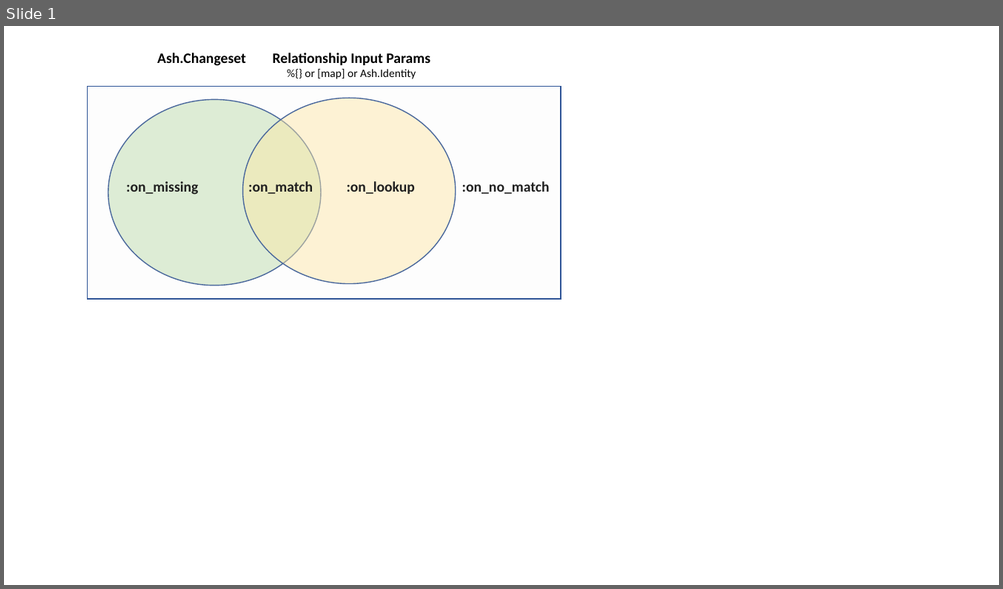
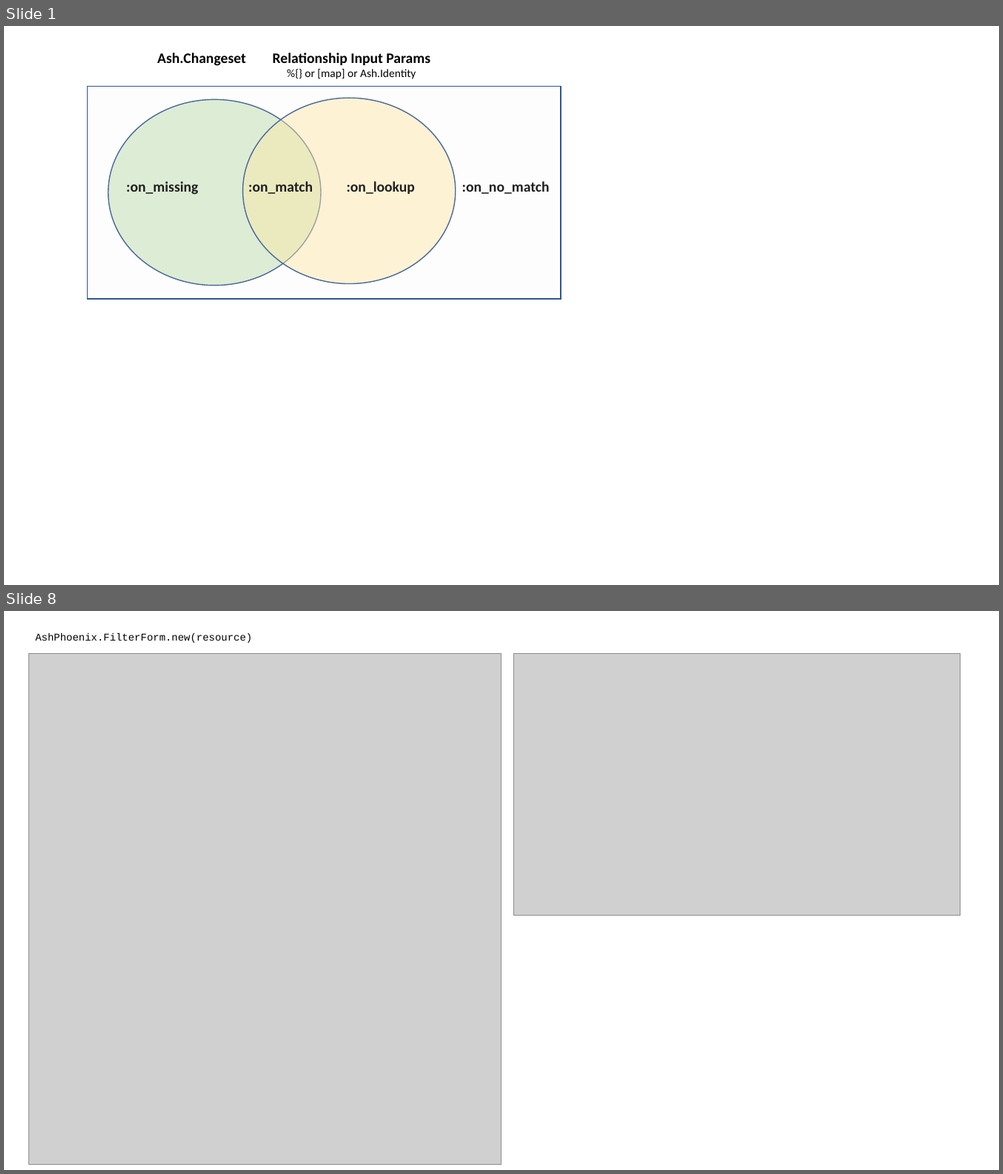
Before and after one commit to mrjbj/form_validator, a slide deck: notebook/Manage_Relationship.pptx. Shown one above the other, each under a label of ours: slide 1 before the commit, slides 1 and 8 after it; the slides between them are not shown. The pictures are 1003x589 and 1003x1174 pixels, drawn with LibreOffice and Linux fonts; fonts in the diff are those of the drawing; grey boxes stand for pictures. Boxes give left, top, right and bottom in pixels: in the first picture for what was removed or moved away, otherwise in the second. Text is boxed around its words. In the diff, an @@ line names an element or a change of style, - is before the commit and + after.

```diff
--- a/notebook/Manage_Relationship.pptx
+++ b/notebook/Manage_Relationship.pptx
@@ slide 8 added at box(4, 611, 999, 1170), background #FFFFFF @@
@@ picture added at box(29, 653, 502, 1165) @@
@@ text added at box(35, 633, 252, 643), 10 pt, text #000000 @@
+AshPhoenix.FilterForm.new(resource)
@@ picture added at box(514, 653, 961, 915) @@
```
Also in this commit, not shown: 6 other slides added, 1 other file.
